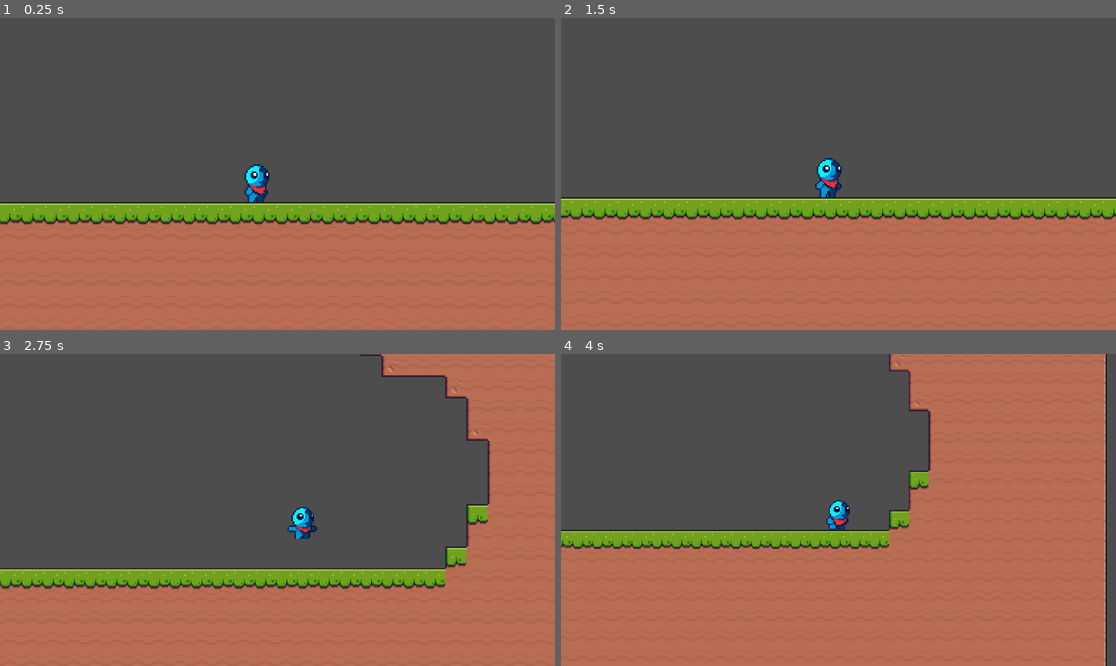
Above: before the commit, frames 1-4 (two rows, left to right).
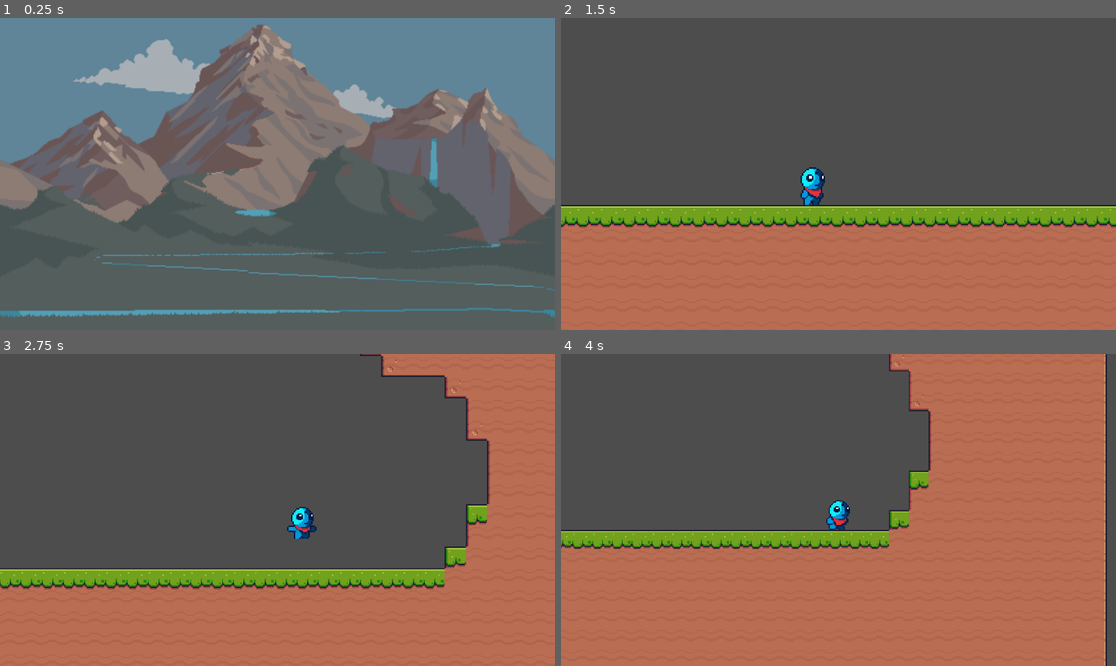
Above: after the commit, the same moments.

Repository: stbrunohenrique/Hack-n-slash
Game: Godot game, scene res://assets/entities/Menu/menu.tscn
Same seed, same stepped clock (60 frames per second), same inputs: the game is played once before the commit and once after it. Before the commit the project starts from res://assets/levels/testlevel.tscn.
Inputs (mouse positions are in pixels of both pictures, inside the frame that each line leads up to):
- Up to frame 1 (0.25 s): no input
- Up to frame 2 (1.5 s): click (583, 174) at 0.5 s, where only the run after the commit has a clickable "CREDITS"; click (683, 155) at 1.25 s, where only the run after the commit has a clickable "START"
- Up to frame 3 (2.75 s): tap Enter at 2 s; move the mouse to (399, 494) at 2.02 s; hold D (right) from 2.03 s (still down); hold Shift (run) from 2.03 s (still down); click (399, 494) at 2.17 s; tap Space (jump) at 2.27 s
- Up to frame 4 (4 s): release D (right) at 2.75 s; release Shift (run) at 2.75 s; drag from (727, 525) to (810, 572) at 2.77 s; move the mouse to (894, 441) at 3.52 s; hold D (right) from 3.53 s (still down); hold Shift (run) from 3.53 s (still down)

The runs differ from the first frame. In frame 1, 96% of the frame differs, in the area x 0-100%, y 0-100%; in frame 2, 8.3%; in frame 3, 0.8%; in frame 4, less than 0.1%.

Commit message:
Tela de menu inicial criada

Diff:
--- /dev/null
+++ b/assets/entities/Menu/menu.gd
@@ -0,0 +1,23 @@
+extends Control
+
+
+# Called when the node enters the scene tree for the first time.
+func _ready() -> void:
+	pass # Replace with function body.
+
+
+# Called every frame. 'delta' is the elapsed time since the previous frame.
+func _process(delta: float) -> void:
+	pass
+
+
+func _on_start_btn_pressed() -> void:
+	get_tree().change_scene_to_file("res://assets/levels/testlevel.tscn")
+
+
+func _on_credits_btn_pressed() -> void:
+	pass # Replace with function body.
+
+
+func _on_quitbtn_pressed() -> void:
+	get_tree().quit()
--- /dev/null
+++ b/assets/entities/Menu/menu.tscn
@@ -0,0 +1,178 @@
+[gd_scene load_steps=9 format=3 uid="uid://dgklacjryx61c"]
+
+[ext_resource type="Script" path="res://assets/entities/Menu/menu.gd" id="1_ptfku"]
+[ext_resource type="Texture2D" uid="uid://b2jbvn308183c" path="res://assets/visual/montain_background/m7/PRE_ORIG_SIZE.png" id="2_ynopv"]
+[ext_resource type="Theme" uid="uid://bd73ees7spe2h" path="res://assets/visual/default_btn.tres" id="6_jwtcb"]
+[ext_resource type="Texture2D" uid="uid://ciu4xtci6psvo" path="res://assets/visual/sprites/personagem.png" id="7_ab2q2"]
+
+[sub_resource type="StyleBoxEmpty" id="StyleBoxEmpty_dmb5x"]
+
+[sub_resource type="Animation" id="Animation_yysfq"]
+resource_name = "reveal"
+length = 1.3
+tracks/0/type = "value"
+tracks/0/imported = false
+tracks/0/enabled = true
+tracks/0/path = NodePath("bg:modulate")
+tracks/0/interp = 1
+tracks/0/loop_wrap = true
+tracks/0/keys = {
+"times": PackedFloat32Array(0.0333333, 0.4),
+"transitions": PackedFloat32Array(1, 1),
+"update": 0,
+"values": [Color(1, 1, 1, 0), Color(1, 1, 1, 1)]
+}
+tracks/1/type = "value"
+tracks/1/imported = false
+tracks/1/enabled = true
+tracks/1/path = NodePath("MarginContainer:position")
+tracks/1/interp = 1
+tracks/1/loop_wrap = true
+tracks/1/keys = {
+"times": PackedFloat32Array(0.3, 0.7),
+"transitions": PackedFloat32Array(0.466517, 1),
+"update": 0,
+"values": [Vector2(-900, 0), Vector2(0, 0)]
+}
+tracks/2/type = "value"
+tracks/2/imported = false
+tracks/2/enabled = true
+tracks/2/path = NodePath("MarginContainer/HBoxContainer/personagem:modulate")
+tracks/2/interp = 1
+tracks/2/loop_wrap = true
+tracks/2/keys = {
+"times": PackedFloat32Array(0.0333333, 0.7, 1.26667),
+"transitions": PackedFloat32Array(1, 0.615572, 1),
+"update": 0,
+"values": [Color(1, 1, 1, 0), Color(1, 1, 1, 0), Color(1, 1, 1, 1)]
+}
+
+[sub_resource type="Animation" id="Animation_sbvui"]
+length = 0.001
+tracks/0/type = "value"
+tracks/0/imported = false
+tracks/0/enabled = true
+tracks/0/path = NodePath("bg:modulate")
+tracks/0/interp = 1
+tracks/0/loop_wrap = true
+tracks/0/keys = {
+"times": PackedFloat32Array(0),
+"transitions": PackedFloat32Array(1),
+"update": 0,
+"values": [Color(1, 1, 1, 1)]
+}
+tracks/1/type = "value"
+tracks/1/imported = false
+tracks/1/enabled = true
+tracks/1/path = NodePath("MarginContainer:position")
+tracks/1/interp = 1
+tracks/1/loop_wrap = true
+tracks/1/keys = {
+"times": PackedFloat32Array(0),
+"transitions": PackedFloat32Array(1),
+"update": 0,
+"values": [Vector2(0, 0)]
+}
+tracks/2/type = "value"
+tracks/2/imported = false
+tracks/2/enabled = true
+tracks/2/path = NodePath("MarginContainer/HBoxContainer/personagem:modulate")
+tracks/2/interp = 1
+tracks/2/loop_wrap = true
+tracks/2/keys = {
+"times": PackedFloat32Array(0),
+"transitions": PackedFloat32Array(1),
+"update": 0,
+"values": [Color(1, 1, 1, 1)]
+}
+
+[sub_resource type="AnimationLibrary" id="AnimationLibrary_hkw41"]
+_data = {
+"RESET": SubResource("Animation_sbvui"),
+"reveal": SubResource("Animation_yysfq")
+}
+
+[node name="menu" type="Control"]
+layout_mode = 3
+anchors_preset = 15
+anchor_right = 1.0
+anchor_bottom = 1.0
+grow_horizontal = 2
+grow_vertical = 2
+script = ExtResource("1_ptfku")
+
+[node name="bg" type="TextureRect" parent="."]
+layout_mode = 2
+offset_right = 1152.0
+offset_bottom = 648.0
+texture = ExtResource("2_ynopv")
+expand_mode = 2
+
+[node name="MarginContainer" type="MarginContainer" parent="."]
+layout_mode = 1
+anchors_preset = 15
+anchor_right = 1.0
+anchor_bottom = 1.0
+grow_horizontal = 2
+grow_vertical = 2
+theme_override_constants/margin_top = 20
+theme_override_constants/margin_bottom = 20
+
+[node name="HBoxContainer" type="HBoxContainer" parent="MarginContainer"]
+layout_mode = 2
+size_flags_horizontal = 4
+
+[node name="VSeparator2" type="VSeparator" parent="MarginContainer/HBoxContainer"]
+custom_minimum_size = Vector2(150, 0)
+layout_mode = 2
+size_flags_horizontal = 8
+theme_override_styles/separator = SubResource("StyleBoxEmpty_dmb5x")
+
+[node name="VBoxContainer" type="VBoxContainer" parent="MarginContainer/HBoxContainer"]
+custom_minimum_size = Vector2(100, 0)
+layout_mode = 2
+size_flags_horizontal = 6
+size_flags_vertical = 4
+
+[node name="game_logo" type="TextureRect" parent="MarginContainer/HBoxContainer/VBoxContainer"]
+layout_mode = 2
+
+[node name="start_btn" type="Button" parent="MarginContainer/HBoxContainer/VBoxContainer"]
+custom_minimum_size = Vector2(200, 0)
+layout_mode = 2
+theme = ExtResource("6_jwtcb")
+text = "START"
+
+[node name="credits_btn" type="Button" parent="MarginContainer/HBoxContainer/VBoxContainer"]
+layout_mode = 2
+theme = ExtResource("6_jwtcb")
+text = "CREDITS"
+
+[node name="quit-btn" type="Button" parent="MarginContainer/HBoxContainer/VBoxContainer"]
+layout_mode = 2
+theme = ExtResource("6_jwtcb")
+text = "QUIT GAME"
+
+[node name="VSeparator" type="VSeparator" parent="MarginContainer/HBoxContainer"]
+custom_minimum_size = Vector2(180, 0)
+layout_mode = 2
+size_flags_horizontal = 8
+theme_override_styles/separator = SubResource("StyleBoxEmpty_dmb5x")
+
+[node name="personagem" type="TextureRect" parent="MarginContainer/HBoxContainer"]
+layout_mode = 2
+size_flags_horizontal = 10
+texture = ExtResource("7_ab2q2")
+expand_mode = 2
+stretch_mode = 3
+flip_h = true
+
+[node name="anim" type="AnimationPlayer" parent="."]
+libraries = {
+"": SubResource("AnimationLibrary_hkw41")
+}
+autoplay = "reveal"
+
+[connection signal="pressed" from="MarginContainer/HBoxContainer/VBoxContainer/start_btn" to="." method="_on_start_btn_pressed"]
+[connection signal="pressed" from="MarginContainer/HBoxContainer/VBoxContainer/credits_btn" to="." method="_on_credits_btn_pressed"]
+[connection signal="pressed" from="MarginContainer/HBoxContainer/VBoxContainer/quit-btn" to="." method="_on_quitbtn_pressed"]
--- /dev/null
+++ b/assets/visual/default_btn.tres
@@ -0,0 +1,44 @@
+[gd_resource type="Theme" load_steps=6 format=3 uid="uid://bd73ees7spe2h"]
+
+[ext_resource type="FontFile" uid="uid://cq7bj1k7bpe5n" path="res://assets/visual/fontes/poco/Poco.ttf" id="1_13fh4"]
+
+[sub_resource type="StyleBoxFlat" id="StyleBoxFlat_wwh3h"]
+bg_color = Color(0.53576, 0.00375632, 0.962977, 1)
+border_width_left = 1
+border_width_top = 1
+border_width_right = 1
+border_width_bottom = 1
+border_color = Color(0.252752, 0.000785061, 0.475307, 1)
+
+[sub_resource type="StyleBoxFlat" id="StyleBoxFlat_vy3nu"]
+bg_color = Color(8.18223e-07, 0.207849, 0.54903, 1)
+border_width_left = 1
+border_width_top = 1
+border_width_right = 1
+border_width_bottom = 1
+border_color = Color(1.08294e-07, 0.0957897, 0.291516, 1)
+
+[sub_resource type="StyleBoxFlat" id="StyleBoxFlat_s3025"]
+bg_color = Color(2.11775e-06, 0.366414, 0.913414, 1)
+border_width_left = 1
+border_width_top = 1
+border_width_right = 1
+border_width_bottom = 1
+border_color = Color(1.08294e-07, 0.0957897, 0.291516, 1)
+
+[sub_resource type="StyleBoxFlat" id="StyleBoxFlat_uw3ui"]
+bg_color = Color(0.53576, 0.00375632, 0.962977, 1)
+border_width_left = 1
+border_width_top = 1
+border_width_right = 1
+border_width_bottom = 1
+border_color = Color(0.252752, 0.000785061, 0.475307, 1)
+
+[resource]
+Button/colors/font_color = Color(1, 1, 1, 1)
+Button/font_sizes/font_size = 26
+Button/fonts/font = ExtResource("1_13fh4")
+Button/styles/focus = SubResource("StyleBoxFlat_wwh3h")
+Button/styles/hover = SubResource("StyleBoxFlat_vy3nu")
+Button/styles/normal = SubResource("StyleBoxFlat_s3025")
+Button/styles/pressed = SubResource("StyleBoxFlat_uw3ui")
--- /dev/null
+++ b/assets/visual/fontes/poco/Poco.tres
@@ -0,0 +1,11 @@
+[gd_resource type="DynamicFont" load_steps=2 format=2]
+
+[ext_resource path="res://fonts/poco/Poco.ttf" type="DynamicFontData" id=1]
+
+[resource]
+
+size = 40
+use_mipmaps = true
+extra_spacing_top = -18
+extra_spacing_bottom = 2
+font_data = ExtResource( 1 )
--- a/examples/sharp_corner_tapering/sharp_corner_tapering.tscn
+++ b/examples/sharp_corner_tapering/sharp_corner_tapering.tscn
@@ -281,6 +281,8 @@
 script = ExtResource("1_5hlge")
 _points = SubResource("Resource_o2w6y")
 shape_material = SubResource("Resource_07ymf")
+tessellation_stages = 5
+tessellation_tolerence = 4.0
 
 [node name="WithoutTapering" type="Node2D" parent="."]
 texture_repeat = 2
@@ -289,6 +291,8 @@
 script = ExtResource("1_5hlge")
 _points = SubResource("Resource_o2w6y")
 shape_material = SubResource("Resource_xsfev")
+tessellation_stages = 5
+tessellation_tolerence = 4.0
 
 [node name="Message" type="Label" parent="."]
 offset_left = 33.0
--- a/project.godot
+++ b/project.godot
@@ -12,8 +12,8 @@
 
 config/name="Platform hack and slash"
 config/tags=PackedStringArray("2d", "platformer")
-run/main_scene="res://assets/levels/testlevel.tscn"
-config/features=PackedStringArray("4.4", "Mobile")
+run/main_scene="res://assets/entities/Menu/menu.tscn"
+config/features=PackedStringArray("4.3", "Mobile")
 config/icon="uid://da6ihc1rawpw1"
 
 [input]
Not shown, changed: addons/rmsmartshape/assets/SourceCodeVariable-Roman.ttf.import
Not shown: 1 places in assets/entities/Grappling Hook/Grapple.tscn that only renumber resources
Not shown: 1 places in assets/entities/Player/player.tscn that only renumber resources
Not shown: 1 places in assets/levels/testlevel.tscn that only renumber resources
Not shown, added: assets/visual/Background.png.import
Binary file added: assets/visual/Transparent PNG/Full-Background.png
Not shown, added: assets/visual/Transparent PNG/Full-Background.png.import
Binary file added: assets/visual/Transparent PNG/Tile.png
Not shown, added: assets/visual/Transparent PNG/Tile.png.import
Binary file added: assets/visual/Transparent PNG/layer-1-sky.png
Not shown, added: assets/visual/Transparent PNG/layer-1-sky.png.import
Binary file added: assets/visual/Transparent PNG/layer-2-mountain.png
(and 126 more such lines)
